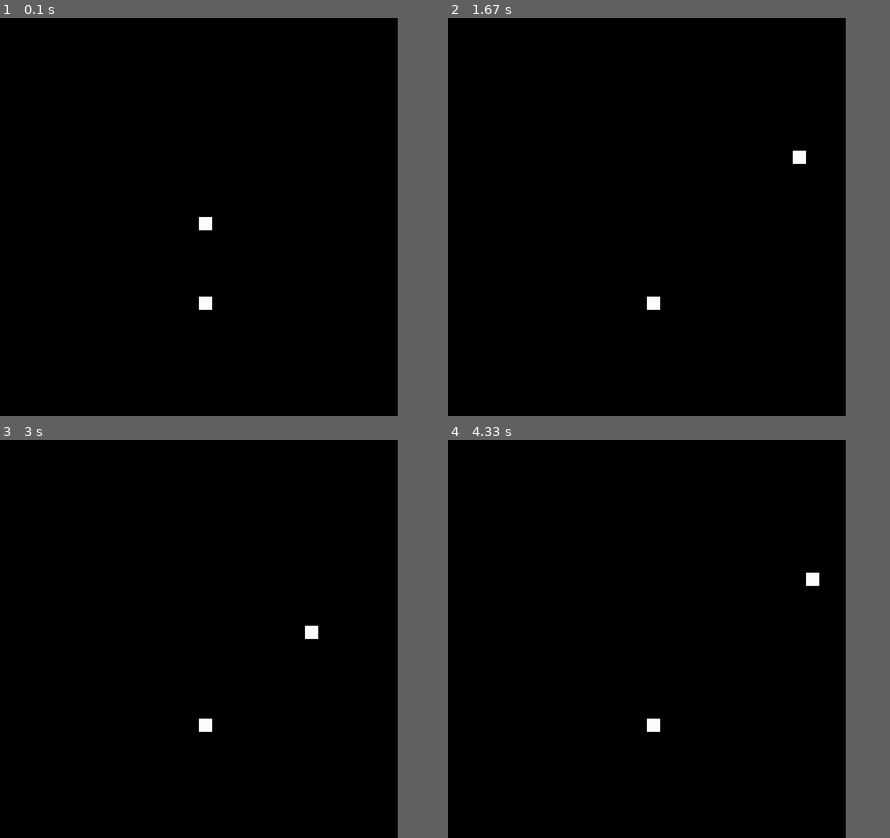
Above: before the commit, frames 1-4 (two rows, left to right).
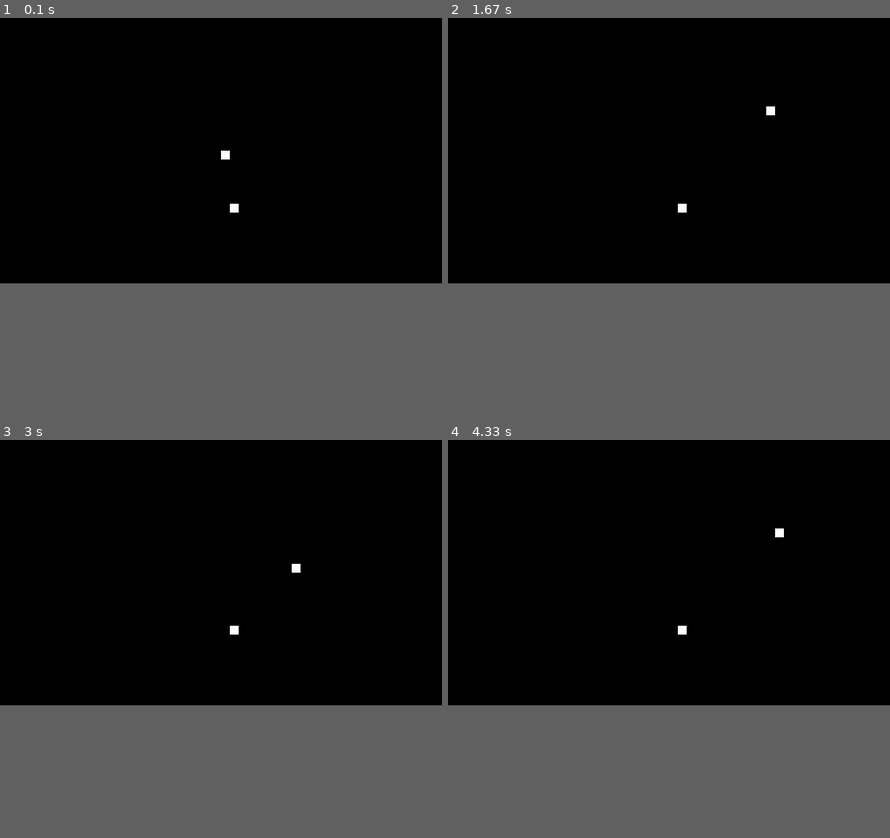
Above: after the commit, the same moments.

Repository: theyeeman/snake-pygame
Game: pygame game, started from main.py
Same seed, same stepped clock (60 frames per second), same inputs: the game is played once before the commit and once after it.
Inputs:
- Up to frame 1 (0.1 s): no input
- Up to frame 2 (1.67 s): hold Right 0.33-0.8 s; hold Up 0.83-1.3 s; hold Right from 1.33 s (still down)
- Up to frame 3 (3 s): release Right at 1.8 s; hold Left 1.83-2.37 s; hold Down 2.4-2.7 s; hold Left from 2.73 s (still down)
- Up to frame 4 (4.33 s): release Left at 3.13 s; hold Up 3.17-3.53 s; hold Right 3.57-4.2 s; hold Down from 4.23 s (still down)
In our replay, the window is 810x810 before the commit and 900x540 after it. These sizes can differ from the game's own. Grey fills any space a smaller window leaves; there, only what the larger window draws over its background counts as a difference.

The runs differ from the first frame. In frame 1, 0.3% of the frame differs, in the area x 45-54%, y 33-74%; in frame 2, 0.3%; in frame 3, 0.3%; in frame 4, 0.3%.

Commit message:
change screen size for testing

Diff:
--- a/main.py
+++ b/main.py
@@ -27,7 +27,7 @@
 
 
 if __name__ == "__main__":
-    screen = Screen(30, 30, 30)
+    screen = Screen(50, 30, 20)
     screen.init_display()
 
     snake = Snake(screen)
